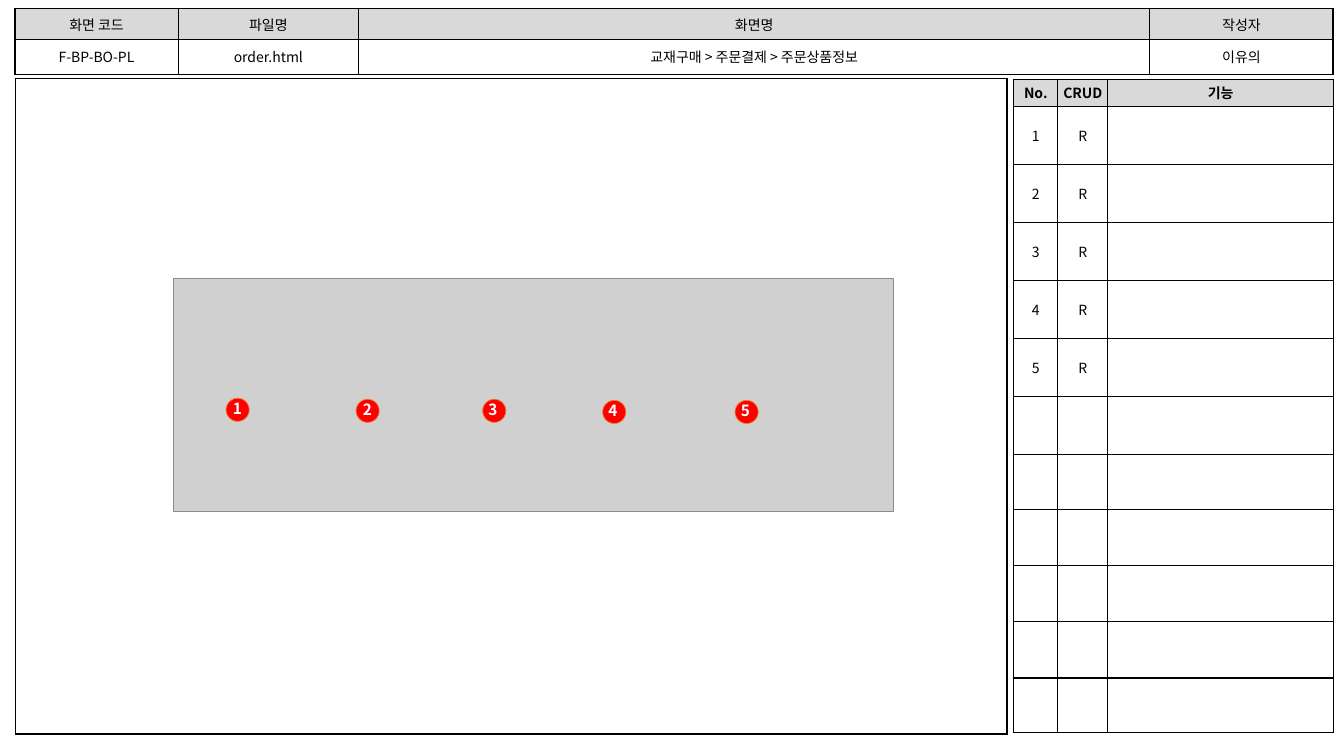
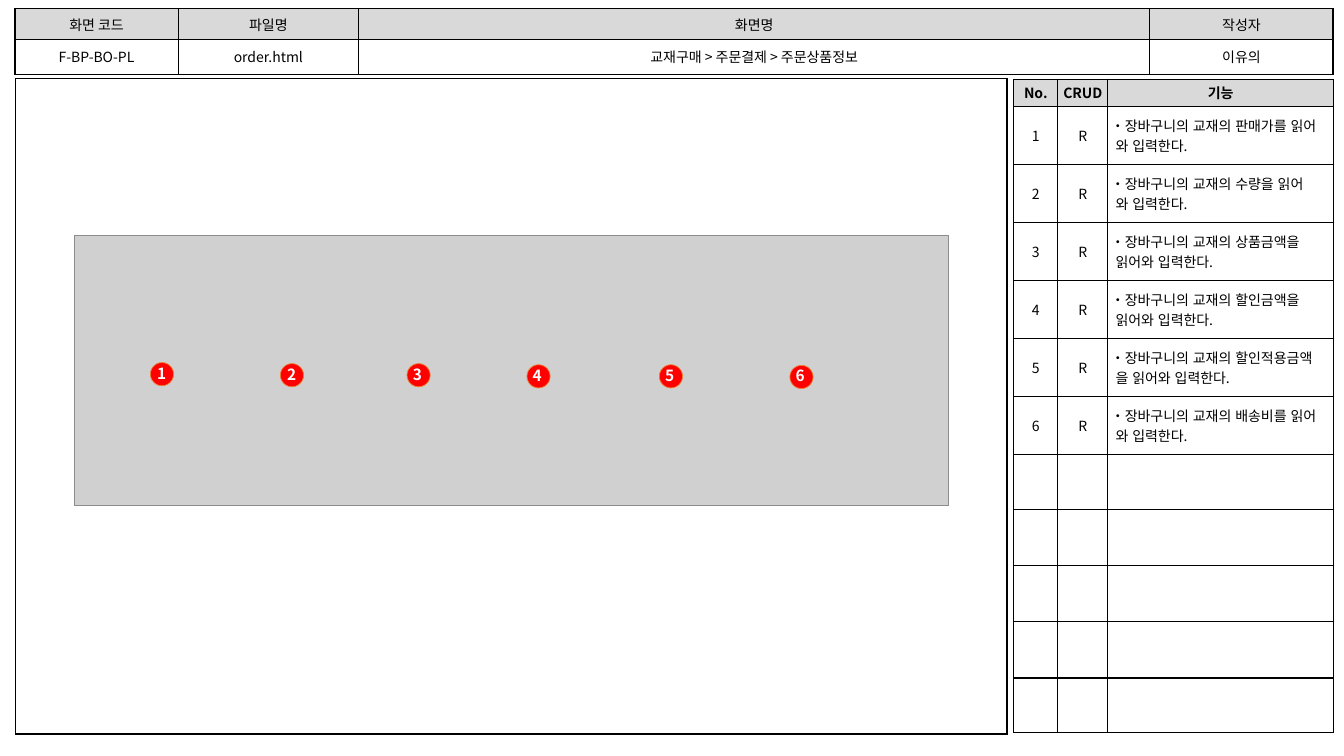
Before and after one commit to index506/cosmo6th_3thGroup, a slide deck: slide 5 of 3rd_Project/Member/Lee/기능,화면,테스트 문서/3th_Project_화면 설계도(이유의).pptx. Drawn at 1344x756 pixels with LibreOffice and Linux fonts; fonts in the diff are those of the drawing; grey boxes stand for pictures. Boxes give left, top, right and bottom in pixels: in the first picture for what was removed or moved away, otherwise in the second. Text is boxed around its words. In the diff, an @@ line names an element or a change of style, - is before the commit and + after.

```diff
--- a/3rd_Project/Member/Lee/기능,화면,테스트 문서/3th_Project_화면 설계도(이유의).pptx
+++ b/3rd_Project/Member/Lee/기능,화면,테스트 문서/3th_Project_화면 설계도(이유의).pptx
@@ table at (1014, 80, 1335, 733) @@
-row 2: 1 | R | 
-row 3: 2 | R | 
-row 4: 3 | R | 
-row 5: 4 | R | 
-row 6: 5 | R | 
+row 2: 1 | R | ・장바구니의 교재의 판매가를 읽어 / 와 입력한다.
+row 3: 2 | R | ・장바구니의 교재의 수량을 읽어 / 와 입력한다.
+row 4: 3 | R | ・장바구니의 교재의 상품금액을 / 읽어와 입력한다.
+row 5: 4 | R | ・장바구니의 교재의 할인금액을 / 읽어와 입력한다.
+row 6: 5 | R | ・장바구니의 교재의 할인적용금액 / 을 읽어와 입력한다.
+row 7: 6 | R | ・장바구니의 교재의 배송비를 읽어 / 와 입력한다.
-row 12:  |  | 
@@ picture: place and size @@
-picture at (174, 278, 894, 511)
+picture at (75, 236, 950, 506)
@@ 5 texts, 5 ellipses: place and size @@
-5 texts, 5 ellipses at (226, 398, 758, 423)
+5 texts, 5 ellipses at (150, 363, 683, 388)
@@ ellipse added at (790, 365, 814, 388), fill #FF0000, outline #ED7D31 0.5 pt @@
@@ text added at (796, 366, 805, 381), 11 pt, text #FFFFFF, bold @@
+6
```
Also in this commit, not shown: 8 other slides changed, 2 other files.
